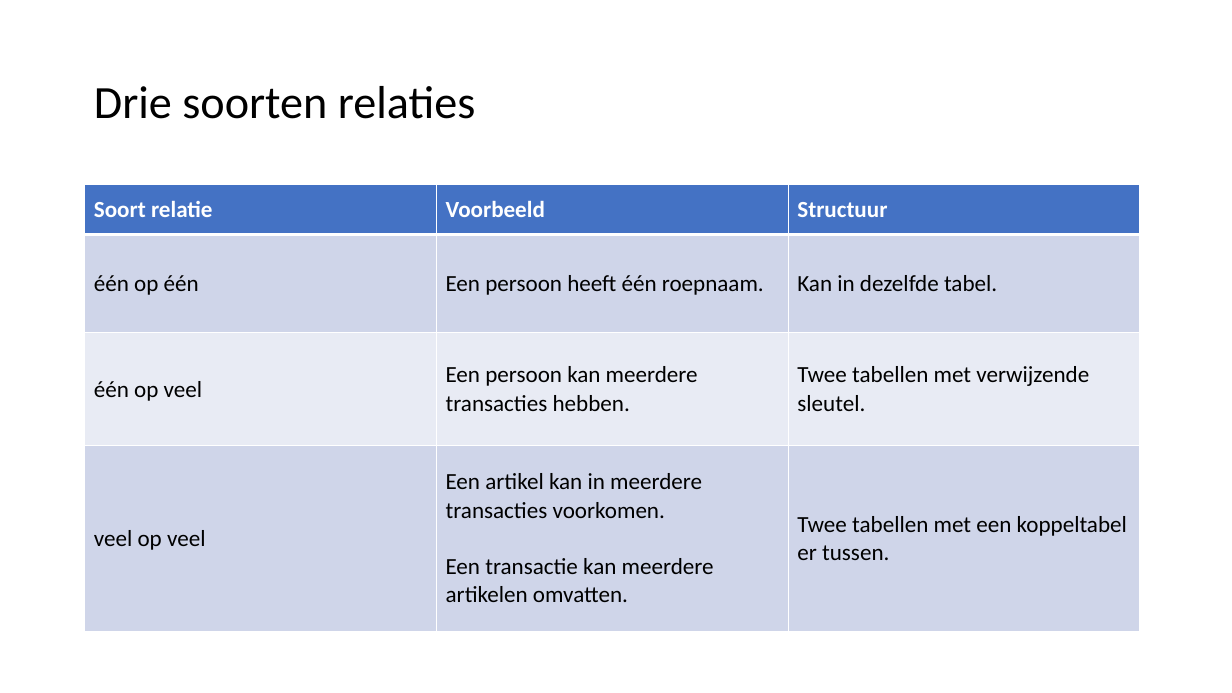
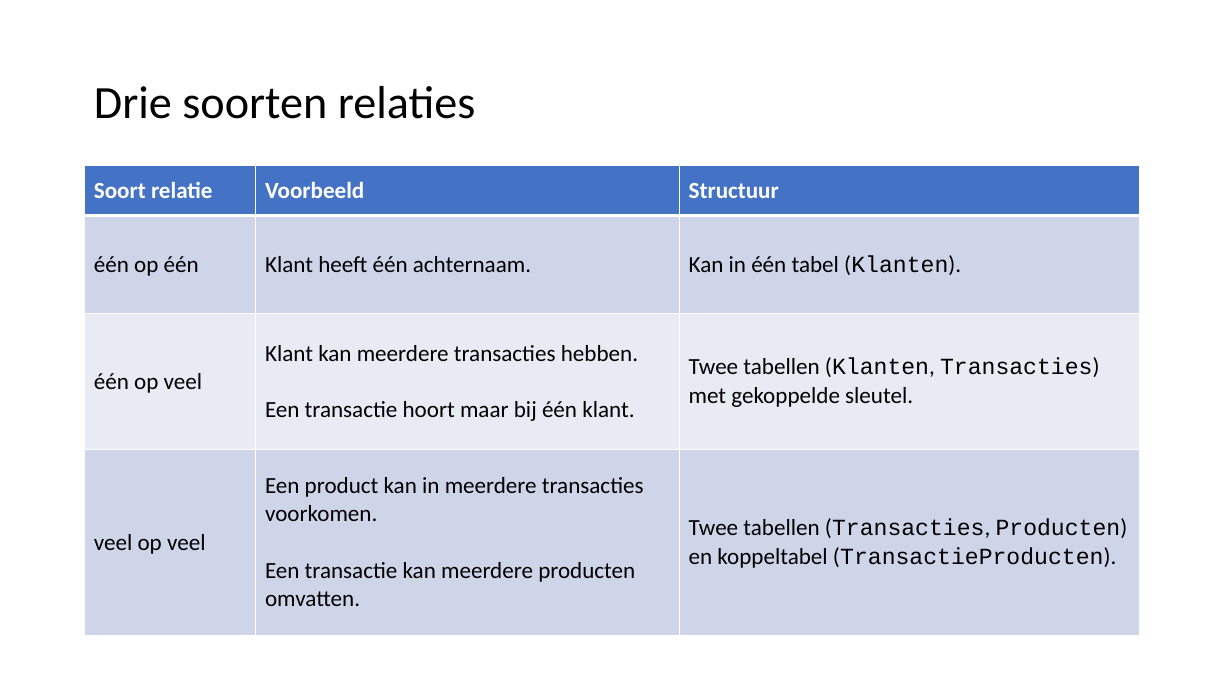
Before and after one commit to LFKoning/knowledge-sharing, a slide deck: slide 5 of sql_course/2_database_design/2_database_design.pptx. Drawn at 1232x693 pixels with LibreOffice and Linux fonts; fonts in the diff are those of the drawing. Boxes give left, top, right and bottom in pixels: in the first picture for what was removed or moved away, otherwise in the second. Text is boxed around its words. In the diff, an @@ line names an element or a change of style, - is before the commit and + after.

```diff
--- a/sql_course/2_database_design/2_database_design.pptx
+++ b/sql_course/2_database_design/2_database_design.pptx
@@ table at bbox=[85, 165, 1140, 636] @@
-row 2, column 2: Een persoon heeft één roepnaam.
+row 2, column 2: Klant heeft één achternaam.
-row 2, column 3: Kan in dezelfde tabel.
+row 2, column 3: Kan in één tabel (Klanten).
-row 3, column 2: Een persoon kan meerdere transacties hebben.
+row 3, column 2: Klant kan meerdere transacties hebben. / Een transactie hoort maar bij één klant.
-row 3, column 3: Twee tabellen met verwijzende sleutel.
+row 3, column 3: Twee tabellen (Klanten, Transacties) met gekoppelde sleutel.
-row 4, column 2: Een artikel kan in meerdere transacties voorkomen. / Een transactie kan meerdere artikelen omvatten.
+row 4, column 2: Een product kan in meerdere transacties voorkomen. / Een transactie kan meerdere producten omvatten.
-row 4, column 3: Twee tabellen met een koppeltabel er tussen.
+row 4, column 3: Twee tabellen (Transacties, Producten) en koppeltabel (TransactieProducten).
@@ table: place and size @@
-table at bbox=[85, 185, 1141, 632]
+table at bbox=[85, 165, 1140, 636]
```
Also in this commit, not shown: 6 other slides changed, 1 slide added, 3 other files.
